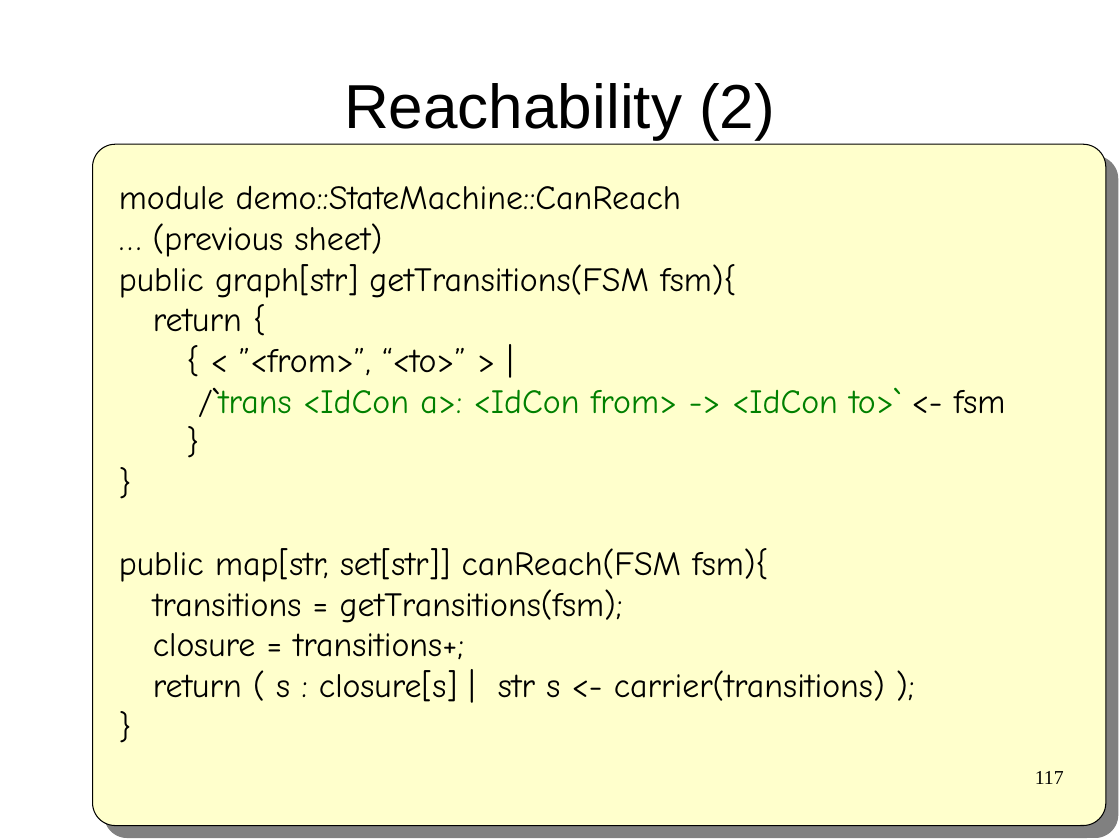
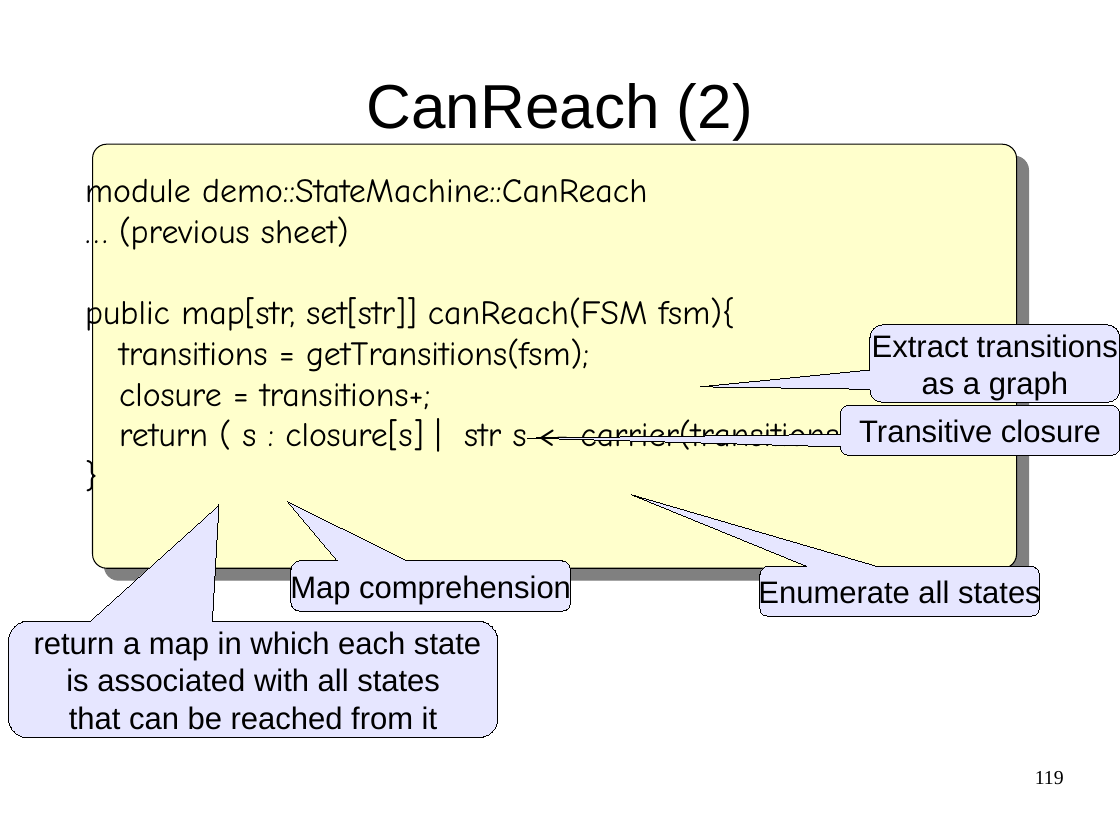
Before and after one commit to cwi-swat/meta-environment, a slide deck: slide 119 of meta-doc/analysis/rascal-slides/rascal-slides.odp (slide 117 before the commit). Drawn at 1120x840 pixels with LibreOffice and Linux fonts; fonts in the diff are those of the drawing; background and template pictures are left out. Boxes give left, top, right and bottom in pixels: in the first picture for what was removed or moved away, otherwise in the second. Text is boxed around its words. In the diff, an @@ line names an element or a change of style, - is before the commit and + after.

Commit message:
Finalized sheets

```diff
--- a/meta-doc/analysis/rascal-slides/rascal-slides.odp
+++ b/meta-doc/analysis/rascal-slides/rascal-slides.odp
@@ title at (366,83,753,139): text changed @@
-Reachability (2)
+CanReach (2)
@@ rounded rectangle: place and size @@
-rounded rectangle at (92,144,1106,826)
+rounded rectangle at (92,144,1017,568)
@@ text "module demo::StateMachine::CanReach": place and size @@
-text "module demo::StateMachine::CanReach" at (119,185,1006,702)
+text "module demo::StateMachine::CanReach" at (85,173,851,456)
@@ text at (119,264,1006,417): paragraphs removed @@
-public graph[str] getTransitions(FSM fsm){
-return {
-{ < ”<from>”, “<to>” > |
-/`trans <IdCon a>: <IdCon from> -> <IdCon to>` <- fsm
-}
-}
@@ rounded speech box added at (870,325,1120,402), fill #E6E6FF, outline #000000 0 pt, 22 pt, text #000000 @@
+Extract transitions
+as a graph
@@ rounded speech box added at (841,406,1120,455), fill #E6E6FF, outline #000000 0 pt, 22 pt, text #000000 @@
+Transitive closure
@@ rounded speech box added at (291,561,570,611), fill #E6E6FF, outline #000000 0 pt, 22 pt, text #000000 @@
+Map comprehension
@@ rounded speech box added at (760,566,1040,616), fill #E6E6FF, outline #000000 0 pt, 22 pt, text #000000 @@
+Enumerate all states
@@ rounded speech box added at (8,621,498,738), fill #E6E6FF, outline #000000 0 pt, 22 pt, text #000000 @@
+return a map in which each state
+is associated with all states
+that can be reached from it
@@ page number at (1035,771,1064,785): text changed @@
-117
+119
```
Also in this commit, not shown: 22 other slides changed, 11 slides added, 6 slides removed, 1 other file.
